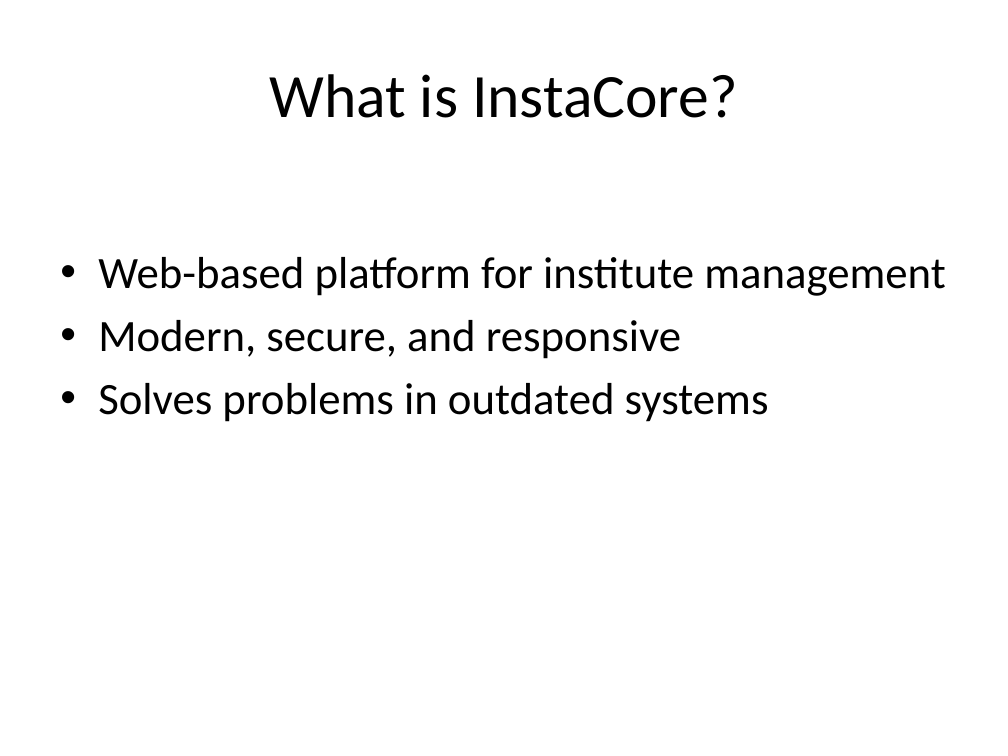
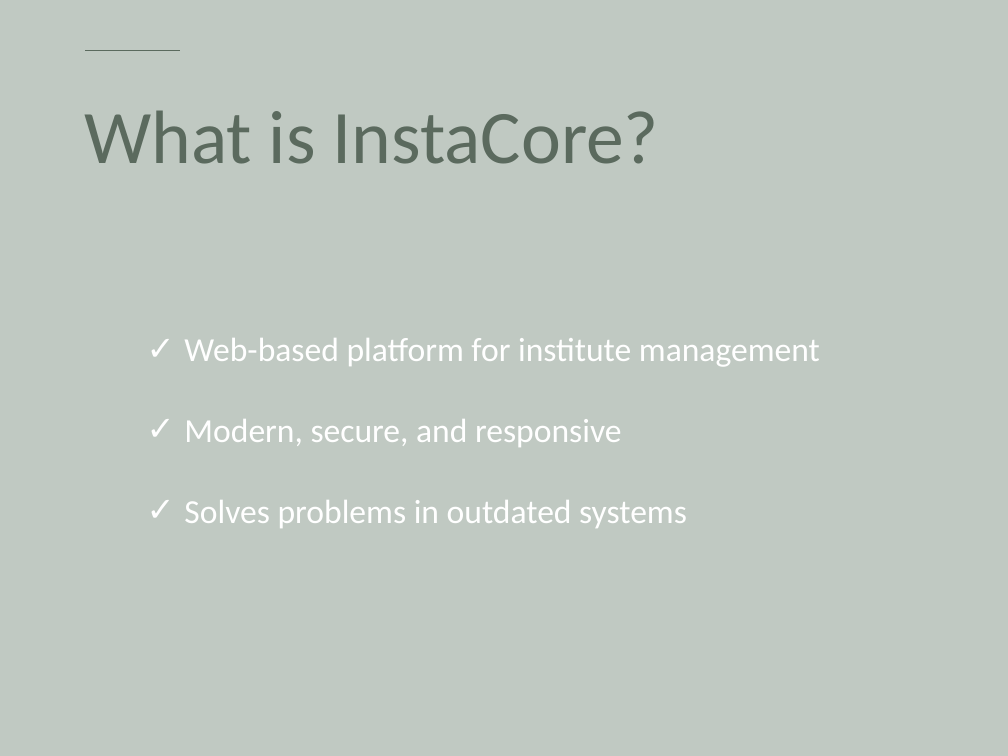
Before and after one commit to humairaaktershanti/instracore, a slide deck: slide 3 of InstaCore_Presentation_DiTech_Squad.pptx. Drawn at 1008x756 pixels with LibreOffice and Linux fonts; fonts in the diff are those of the drawing. Boxes give left, top, right and bottom in pixels: in the first picture for what was removed or moved away, otherwise in the second. Text is boxed around its words. In the diff, an @@ line names an element or a change of style, - is before the commit and + after.

```diff
--- a/InstaCore_Presentation_DiTech_Squad.pptx
+++ b/InstaCore_Presentation_DiTech_Squad.pptx
@@ background #FFFFFF to #C0C9C2 @@
@@ line added from (85, 50) to (179, 50), #5B6A5E 1.25 pt @@
@@ title "What is InstaCore?": place and size @@
-title "What is InstaCore?" at bbox=[269, 74, 738, 118]
+title "What is InstaCore?" at bbox=[84, 110, 659, 164]
@@ title "What is InstaCore?" at bbox=[84, 110, 659, 164]: size 44 to 54 pt, text colour #000000 to #5B6A5E; alignment centre to left; line spacing 1 to 0.9 @@
@@ text "Web-based platform for institute management": place and size @@
-text "Web-based platform for institute management" at bbox=[98, 257, 945, 422]
+text "Web-based platform for institute management" at bbox=[184, 338, 820, 528]
@@ text "Web-based platform for institute management" at bbox=[184, 338, 820, 528]: size 32 to 24 pt, text colour #000000 to #FFFFFF; bullet • to ✓; line spacing 1 to 2; less space between paragraphs @@
```
Also in this commit, not shown: 7 other slides changed, 6 slides added, 3 slides removed.
